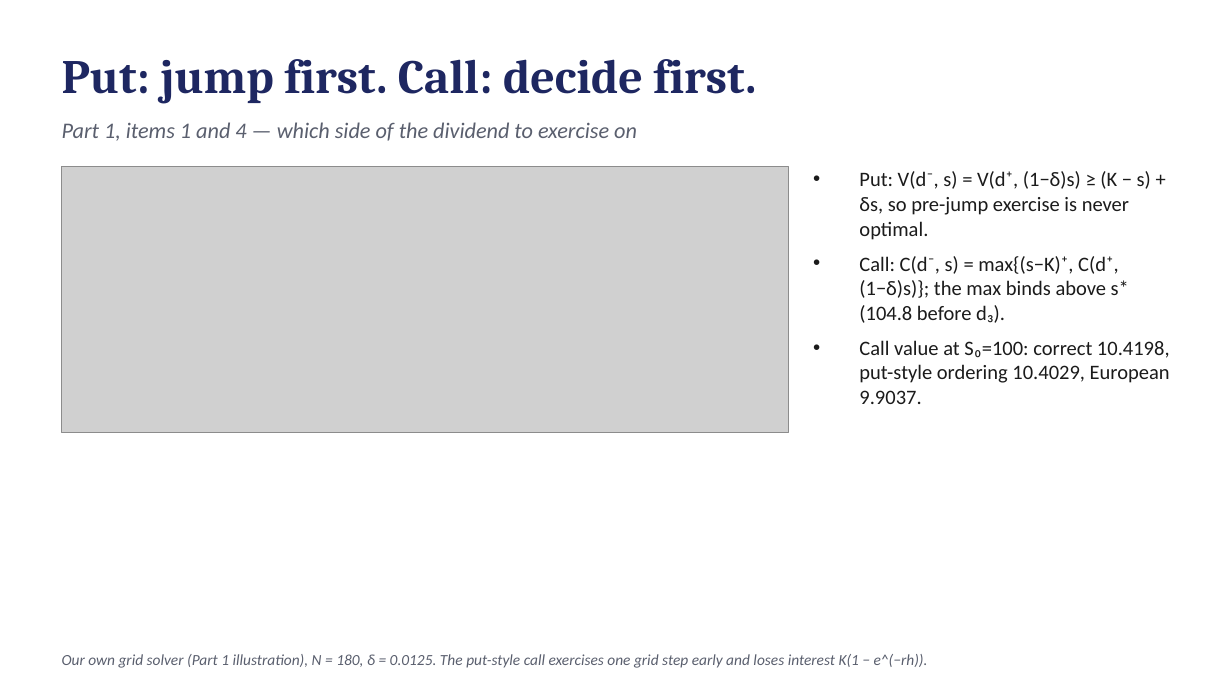
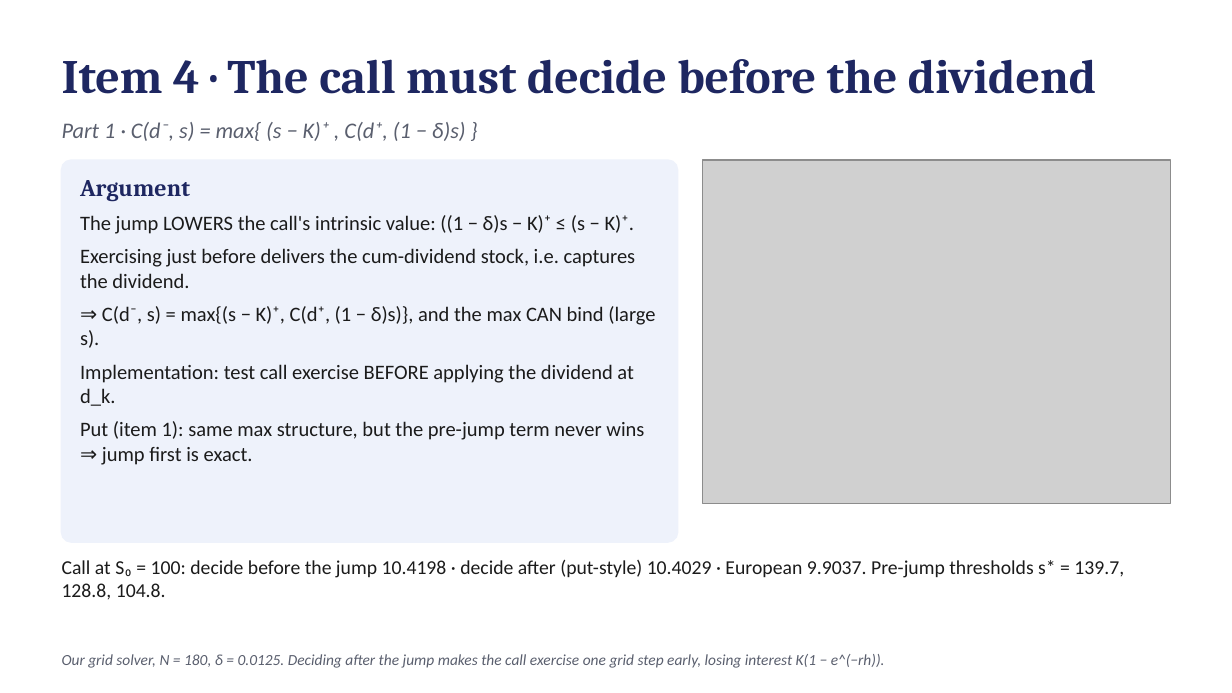
Before and after one commit to AditiJoshi12/MTH9821-NLA-HW1, a slide deck: slide 8 of slides.pptx (slide 3 before the commit). Drawn at 1232x693 pixels with LibreOffice and Linux fonts; fonts in the diff are those of the drawing; grey boxes stand for pictures. Boxes give left, top, right and bottom in pixels: in the first picture for what was removed or moved away, otherwise in the second. Text is boxed around its words. In the diff, an @@ line names an element or a change of style, - is before the commit and + after.

Commit message:
Final: Part 1 slides, contributions

```diff
--- a/slides.pptx
+++ b/slides.pptx
@@ text at <box>62,59,1096,94</box>: text changed @@
-Put: jump first. Call: decide first.
+Item 4 · The call must decide before the dividend
@@ text at <box>62,122,466,141</box>: text changed @@
-Part 1, items 1 and 4 — which side of the dividend to exercise on
+Part 1 · C(d⁻, s) = max{ (s − K)⁺ , C(d⁺, (1 − δ)s) }
@@ picture removed at <box>62,166,788,432</box> @@
@@ rounded rectangle added at <box>62,160,678,542</box>, fill #EEF2FB, outline #EEF2FB 1 pt @@
@@ picture added at <box>702,160,1170,504</box> @@
@@ text removed at <box>859,171,1170,404</box> @@
-• Put: V(d⁻, s) = V(d⁺, (1−δ)s) ≥ (K − s) + δs, so pre-jump exercise is never optimal.
-• Call: C(d⁻, s) = max{(s−K)⁺, C(d⁺, (1−δ)s)}; the max binds above s* (104.8 before d₃).
-• Call value at S₀=100: correct 10.4198, put-style ordering 10.4029, European 9.9037.
@@ text added at <box>80,180,655,465</box>, 12 pt, text #1B1B1B @@
+Argument
+The jump LOWERS the call's intrinsic value: ((1 − δ)s − K)⁺ ≤ (s − K)⁺.
+Exercising just before delivers the cum-dividend stock, i.e. captures the dividend.
+⇒ C(d⁻, s) = max{(s − K)⁺, C(d⁺, (1 − δ)s)}, and the max CAN bind (large s).
+Implementation: test call exercise BEFORE applying the dividend at d_k.
+Put (item 1): same max structure, but the pre-jump term never wins ⇒ jump first is exact.
@@ text added at <box>62,559,1124,599</box>, 11.5 pt, text #1B1B1B @@
+Call at S₀ = 100: decide before the jump 10.4198 · decide after (put-style) 10.4029 · European 9.9037. Pre-jump thresholds s* = 139.7, 128.8, 104.8.
@@ text at <box>62,654,885,668</box>: text changed @@
-Our own grid solver (Part 1 illustration), N = 180, δ = 0.0125. The put-style call exercises one grid step early and loses interest K(1 − e^(−rh)).
+Our grid solver, N = 180, δ = 0.0125. Deciding after the jump makes the call exercise one grid step early, losing interest K(1 − e^(−rh)).
```
Also in this commit, not shown: 4 other slides changed, 5 slides added, 1 slide removed, 19 other files.
